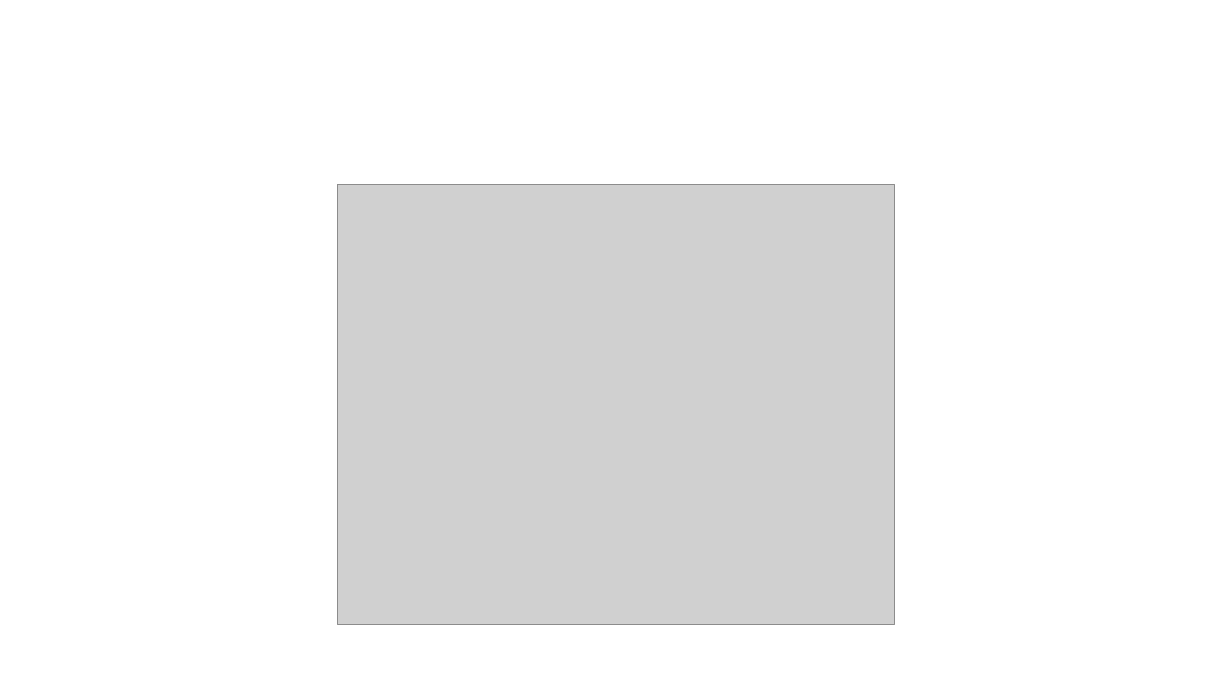
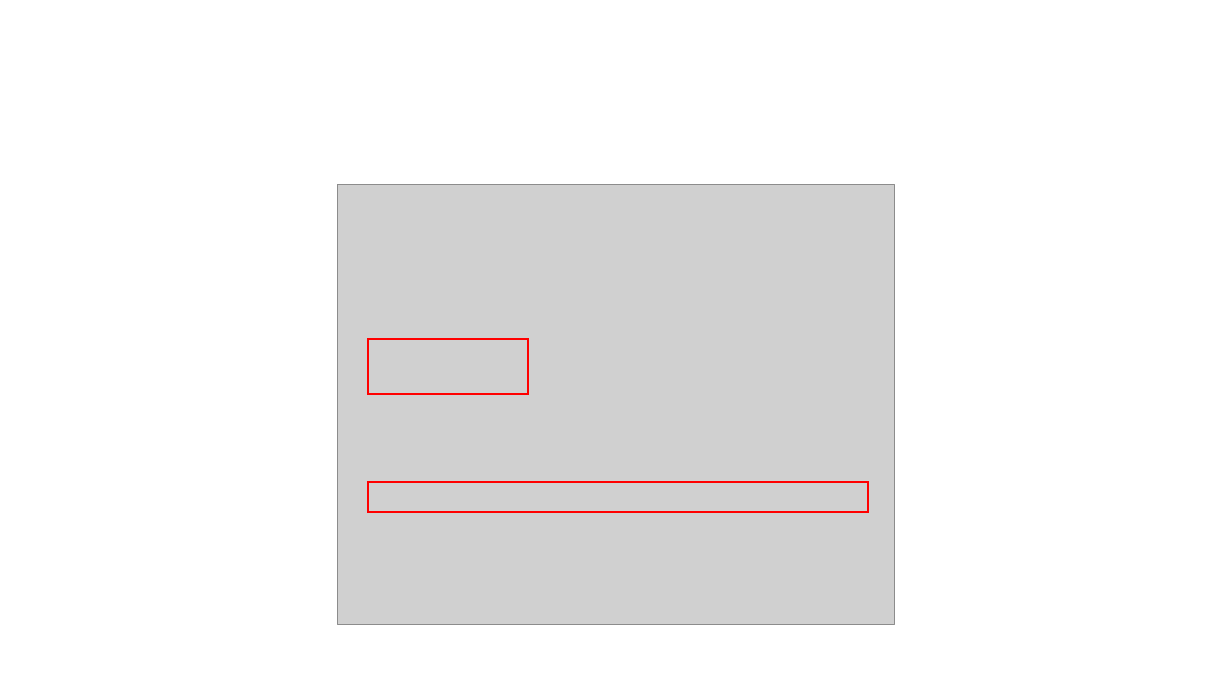
Before and after one commit to 92-seok/wooboWEB-NextJS-migration-, a slide deck: slide 5 of doc/개발환경_설치매뉴얼(Gitea).pptx. Drawn at 1232x693 pixels with LibreOffice and Linux fonts; fonts in the diff are those of the drawing; grey boxes stand for pictures. Boxes give left, top, right and bottom in pixels: in the first picture for what was removed or moved away, otherwise in the second. Text is boxed around its words. In the diff, an @@ line names an element or a change of style, - is before the commit and + after.

```diff
--- a/doc/개발환경_설치매뉴얼(Gitea).pptx
+++ b/doc/개발환경_설치매뉴얼(Gitea).pptx
@@ rectangle added at (x1=368, y1=339, x2=529, y2=394), outline #FF0000 1.5 pt @@
@@ rectangle added at (x1=368, y1=482, x2=869, y2=512), outline #FF0000 1.5 pt @@
```
Also in this commit, not shown: 1 other slide changed, 3 other files.
